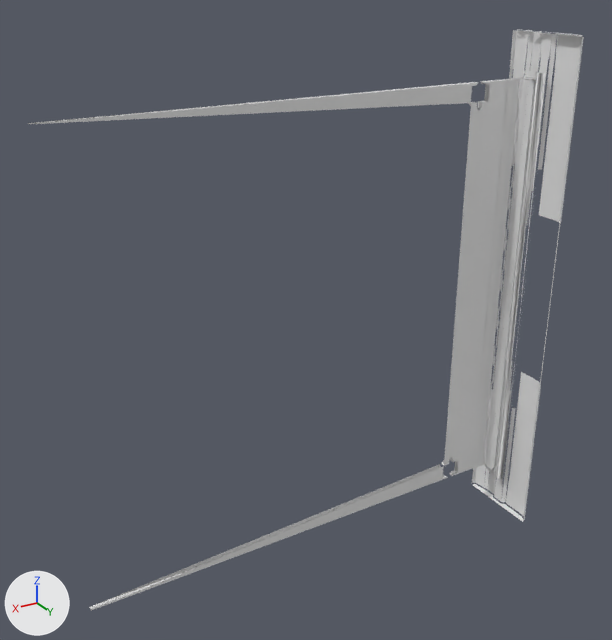
Before and after pictures for a commit that changed the OBJ model builder/parts/EXTERIOR - Side Awning.obj.
The view is the same before and after, from a 50 mm camera at (18.0, 61.8, 26.0) aimed at (-47.4, -47.2, -28.5). The lights are fixed; the arrows at lower left show +X, +Y and +Z. The older version comes first. Where no turn or scale is listed for an object, it has been applied to the vertices. Vertices at exactly the same position are counted once.

The first picture shows 'EXTERIOR - Side Awning'.
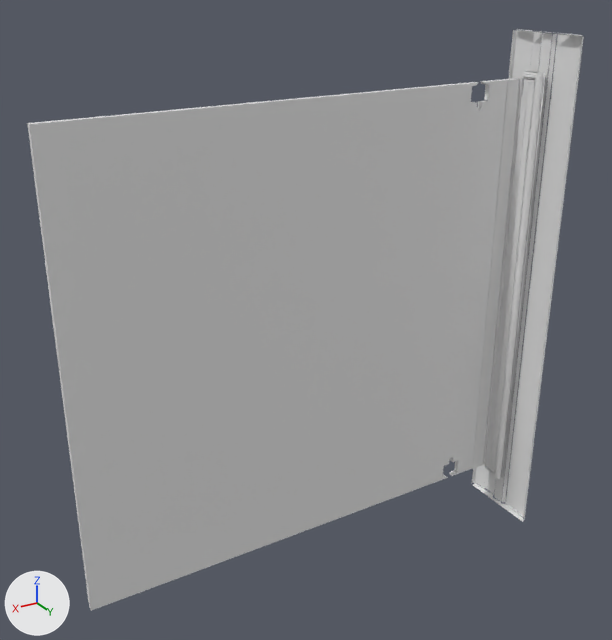
Diff of the bpy script that builds the scene:
```diff
--- a/builder/parts/EXTERIOR - Side Awning.obj.py
+++ b/builder/parts/EXTERIOR - Side Awning.obj.py
@@ me_exterior___side_awning @@
 # used by ob_exterior___side_awning; location = (0.0, 0.0, 0.0)
-me_exterior___side_awning.from_pydata(...)  # 1570 vertices, 1001 faces; spans x -92.8..-7.4, y -51.6..-36.2, z -78.2..14.4
+me_exterior___side_awning.from_pydata(...)  # 1514 vertices, 1133 faces; spans x -92.8..-7.4, y -51.6..-36.2, z -78.2..14.4
+# me_exterior___side_awning part 1: 24 loose pieces with 72 vertices, spanning x -92.8..-90.0, y -48.5..-36.7, z -78.1..14.4, are deleted
+# me_exterior___side_awning part 2: 85 vertices moved from x -92.8..-89.9, y -47.7..-36.6, z -78.0..8.0 to x -92.8..-89.9, y -47.7..-36.7, z -78.2..8.0; 698 vertices removed from x -92.8..-79.5, y -51.6..-36.2, z -78.2..14.4; 689 vertices added at x -92.8..-79.5, y -51.6..-36.2, z -78.2..14.4
+# other edits to the shape of me_exterior___side_awning do not show in these pictures
```

Pixel boxes (x1, y1, x2, y2) of what changed, in the pictures (612 x 640 px; the box of a moved part takes in the faces that stretch with it):
'EXTERIOR - Side Awning', reshaped
    before: (28, 29, 584, 611)
    after: (27, 29, 584, 611)
part 1 of me_exterior___side_awning, deleted
    before: (486, 35, 583, 507)
part 2 of me_exterior___side_awning, moved or reshaped
    before: (40, 29, 584, 610)
    after: (39, 30, 584, 610)
